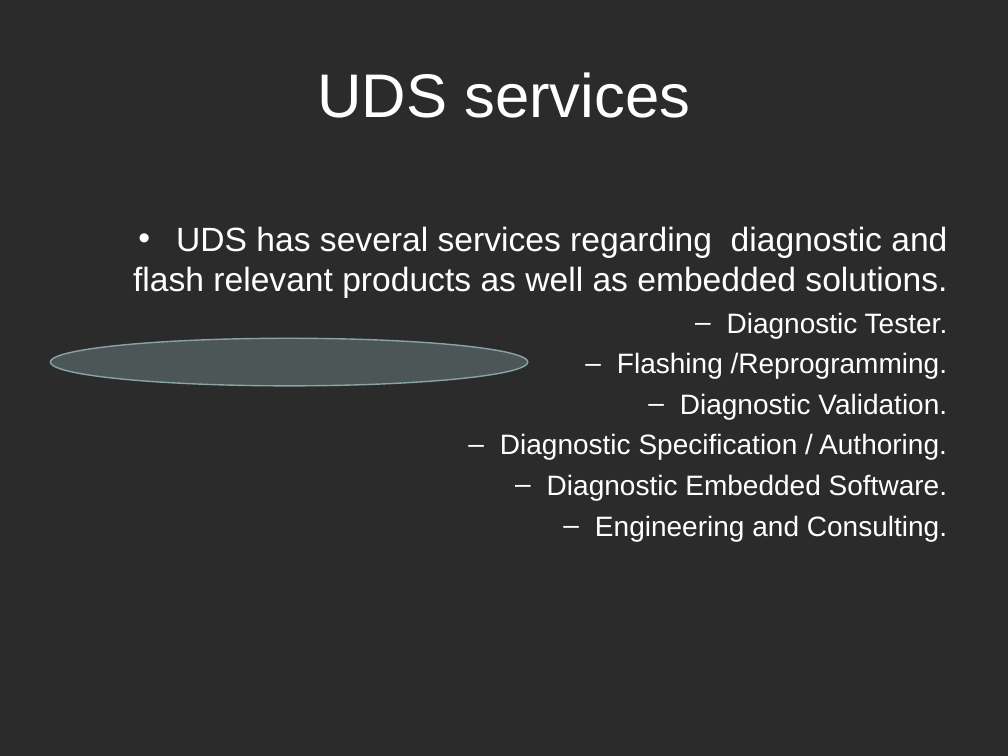
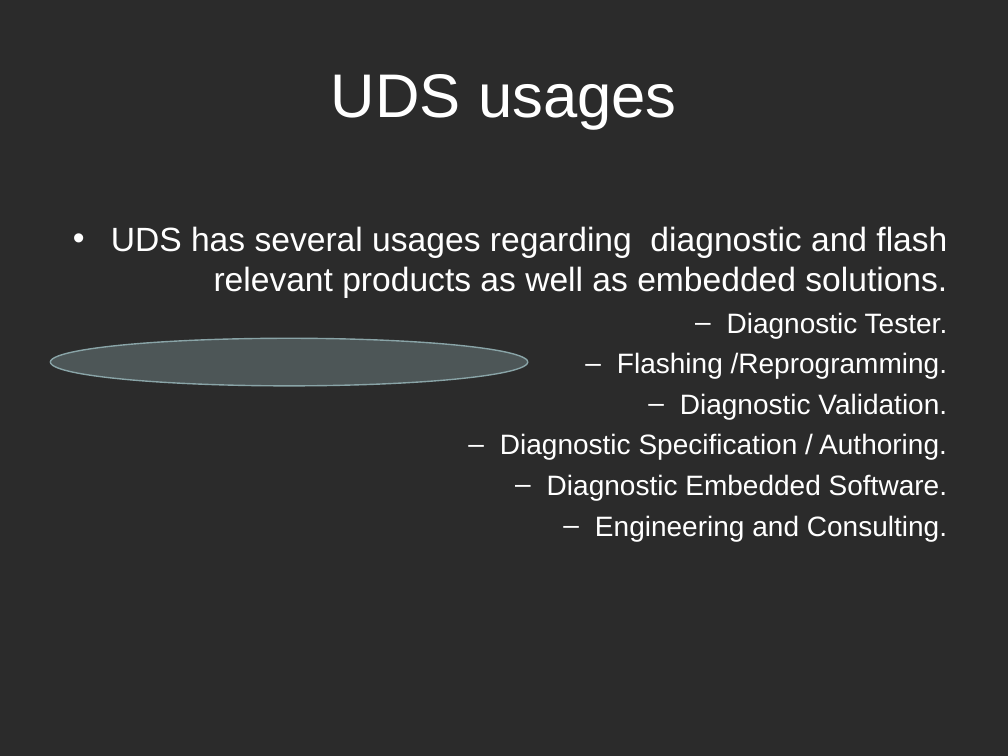
Before and after one commit to Marcelle-Samir/Firmware_Over_The_Air, a slide deck: slide 8 of project Documentation/Second week/Search-UDS.ppt (slide 9 before the commit). Drawn at 1008x756 pixels with LibreOffice and Linux fonts; fonts in the diff are those of the drawing; background and template pictures are left out; a plain dark background stands for a picture behind light text. Boxes give left, top, right and bottom in pixels: in the first picture for what was removed or moved away, otherwise in the second. Text is boxed around its words. In the diff, an @@ line names an element or a change of style, - is before the commit and + after.

Commit message:
update UDS

```diff
--- a/project Documentation/Second week/Search-UDS.ppt
+++ b/project Documentation/Second week/Search-UDS.ppt
@@ title at bbox=[331, 74, 677, 129]: text changed @@
-UDS services
+UDS usages
@@ text at bbox=[111, 226, 947, 298]: text changed @@
-• UDS has several services regarding diagnostic and flash relevant products as well as embedded solutions.
+• UDS has several usages regarding diagnostic and flash relevant products as well as embedded solutions.
```
Also in this commit, not shown: 2 other slides changed, 5 slides added.
